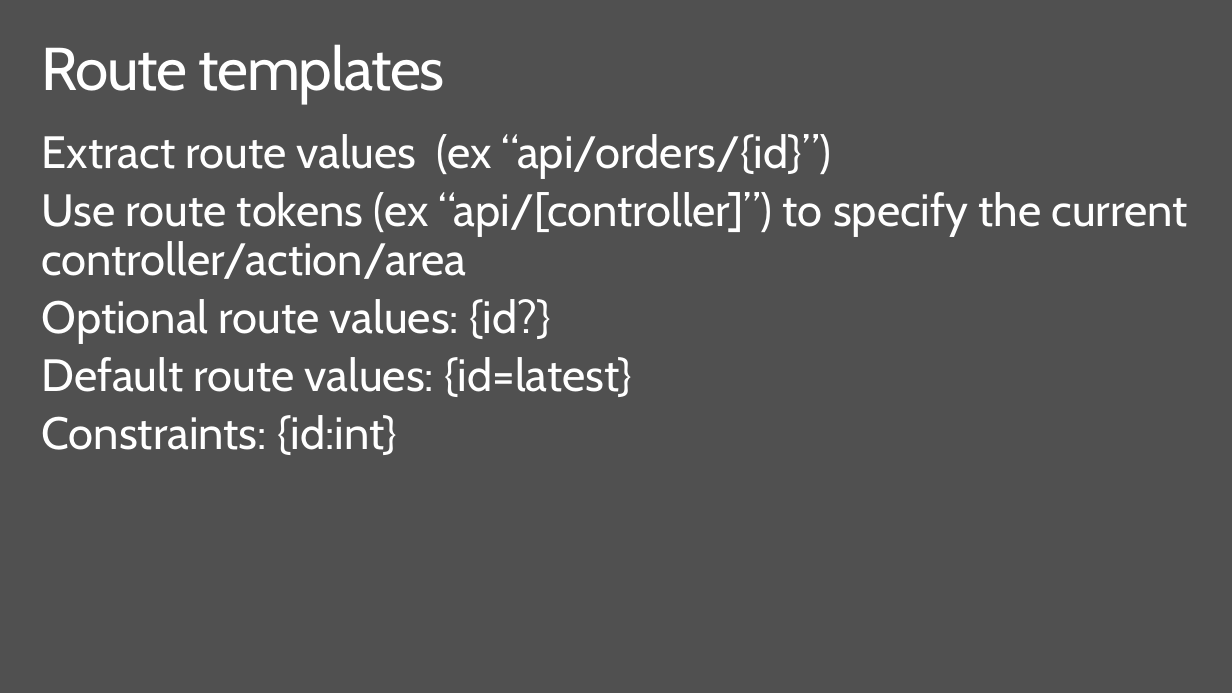
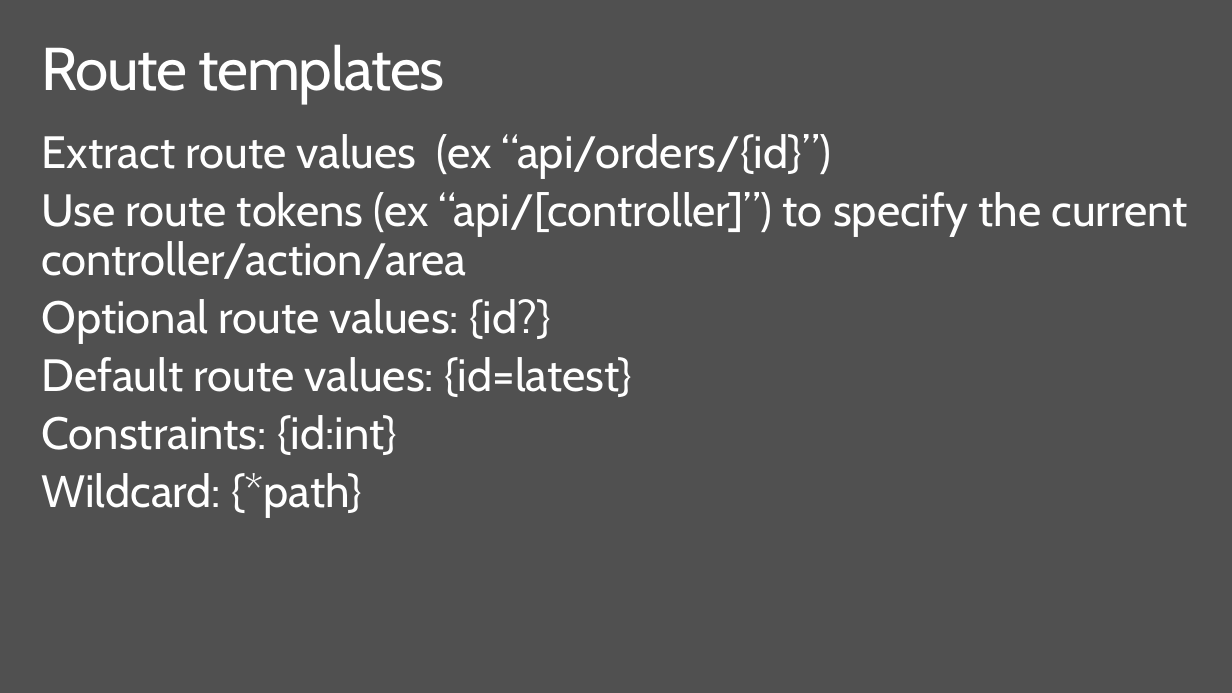
Before and after one commit to spboyer/angular-aspnetcore-workshop, a slide deck: slide 8 of docs/2-ASP.NET-Core-and-Web-API/aspnetcore-webapis.pptx. Drawn at 1232x693 pixels with LibreOffice and Linux fonts; fonts in the diff are those of the drawing; background and template pictures are left out. Boxes give left, top, right and bottom in pixels: in the first picture for what was removed or moved away, otherwise in the second. Text is boxed around its words. In the diff, an @@ line names an element or a change of style, - is before the commit and + after.

Commit message:
Final deck updates

```diff
--- a/docs/2-ASP.NET-Core-and-Web-API/aspnetcore-webapis.pptx
+++ b/docs/2-ASP.NET-Core-and-Web-API/aspnetcore-webapis.pptx
@@ text at (42,473,362,518): paragraph added @@
+Wildcard: {*path}
```
Also in this commit, not shown: 2 other files.
